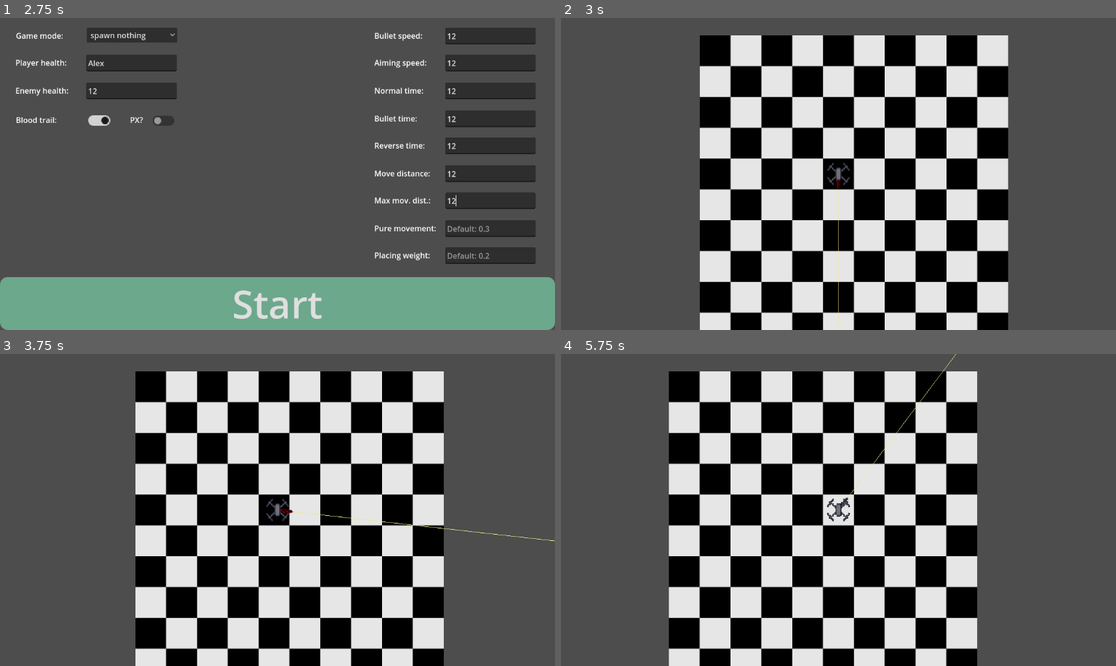
Above: before the commit, frames 1-4 (two rows, left to right).
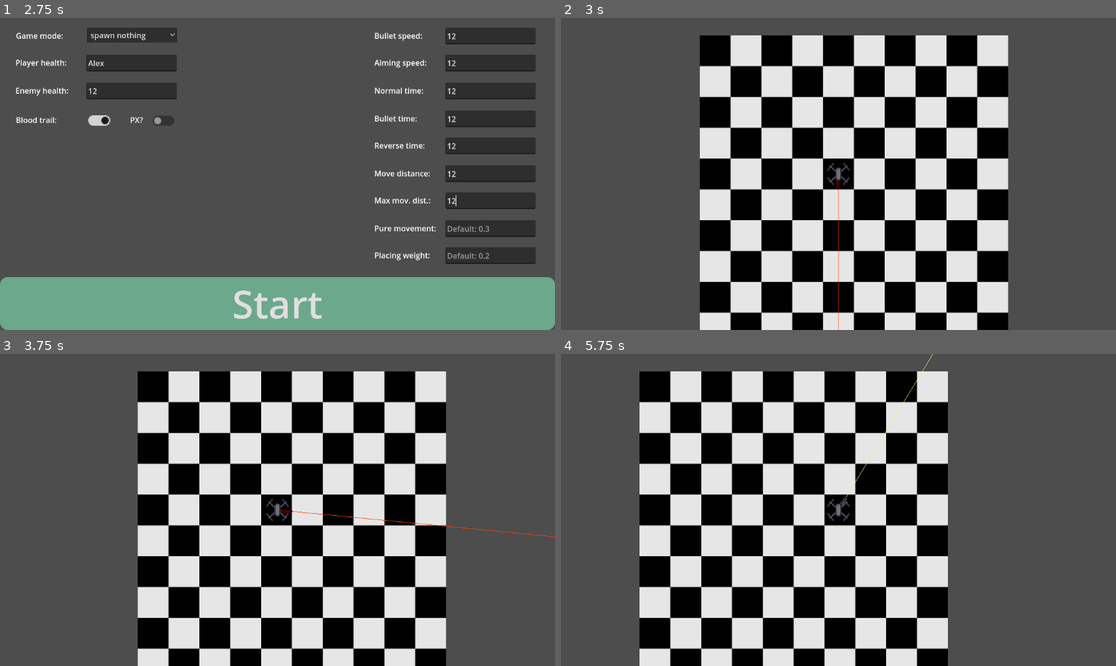
Above: after the commit, the same moments.

Repository: Meatplanter/Kelp_44
Game: Godot game, scene res://UI/main_menu.tscn
The game is run twice, just before and just after one commit, with the same random seed, the same clock (stepped at 60 frames per second) and the same inputs.
Inputs (mouse positions are in pixels of both pictures, inside the frame that each line leads up to):
- Up to frame 1 (2.75 s): click (488, 36) at 0.52 s; type "12" at 0.6 s; click (488, 89) at 0.75 s; type "12" at 0.83 s; click (488, 61) at 0.98 s; type "12" at 1.07 s; click (133, 89) at 1.27 s; type "12" at 1.35 s; click (133, 61) at 1.5 s; type "Alex" at 1.58 s; click (488, 117) at 1.73 s; type "12" at 1.82 s; click (488, 145) at 2.02 s; type "12" at 2.1 s; click (488, 174) at 2.25 s; type "12" at 2.33 s; click (488, 202) at 2.48 s; type "12" at 2.57 s
- Up to frame 2 (3 s): click "Start" at 2.75 s
- Up to frame 3 (3.75 s): tap Enter at 3.5 s; move the mouse to (399, 494) at 3.52 s; hold D (LS_move_right) from 3.53 s (still down); hold M (ChangeMode) from 3.53 s (still down)
- Up to frame 4 (5.75 s): move the mouse to (727, 525) at 4.27 s; release D (LS_move_right) at 4.28 s; release M (ChangeMode) at 4.28 s; hold X (LS_move_down) 4.28-5.03 s; click (727, 525) at 4.35 s; move the mouse to (894, 441) at 5.02 s; hold D (LS_move_right) from 5.03 s (still down); hold Right mouse button (RightMouse) from 5.03 s (still down)

Frame 1 is identical in both runs. In frame 2, less than 0.1% of the frame differs, in the area x 49-51%, y 55-100%; in frame 3, 5.7%; in frame 4, 56%, in the area x 14-75%, y 0-100%.

Commit message:
Movement styles for drones added

Diff:
--- a/Aiming styles/aiming_style_1.gd
+++ b/Aiming styles/aiming_style_1.gd
@@ -4,7 +4,6 @@
 #Shoot left gun with left mouse button, right with right mouse button
 
 var target = Vector2.ZERO
-@onready var camera = %Camera2D
 
 func gun_rotation(joint: Node2D, target: Vector2, duration: float):
 	var targetAngle = (target - joint.global_position).angle()
@@ -17,7 +16,11 @@
 	tween.tween_property(joint,"rotation",targetAngle,duration / TimeManager.gameSpeed).set_ease(Tween.EASE_OUT_IN)
 
 func target_chase_mouse():
-	target = get_global_mouse_position()
+	var center = get_parent().global_position
+	var mouse_pos = get_global_mouse_position()
+	var direction = (mouse_pos - center).normalized()
+	target = center + direction * 100
+
 	var tween: Tween
 	tween = create_tween()
 	tween.tween_property(%Target,"global_position",target,0.5 / TimeManager.gameSpeed)#.set_trans(Movement.styleTween)
--- a/Camera styles/camera_2d_new.gd
+++ b/Camera styles/camera_2d_new.gd
@@ -63,7 +63,7 @@
 
 
 func _input(event: InputEvent) -> void:
-	if event.is_action_pressed("Esc"):
+	if event.is_action_pressed("Esc") and $"Pause menu".hidden:
 		get_tree().paused = true
 		$"Pause menu".show()
 
--- /dev/null
+++ b/Camera styles/drone_camera_2d.gd
@@ -0,0 +1,7 @@
+extends Camera2D
+
+func _input(event: InputEvent) -> void:
+	if event.is_action_pressed("Esc") and get_tree().paused == false:
+		get_tree().paused = true
+		$"Pause menu".show()
+		Input.set_mouse_mode(Input.MOUSE_MODE_VISIBLE)
--- /dev/null
+++ b/Character/drone.gd
@@ -0,0 +1,4 @@
+extends CharacterBody2D
+
+func take_damage():
+	Global.playerHealth -= 1
--- a/Character/drone_a.tscn
+++ b/Character/drone_a.tscn
@@ -1,10 +1,14 @@
-[gd_scene load_steps=7 format=3 uid="uid://dvb1p1kus3w7b"]
+[gd_scene load_steps=11 format=3 uid="uid://dvb1p1kus3w7b"]
 
 [ext_resource type="Script" uid="uid://dkkt00v21hvi5" path="res://Character/drone_a.gd" id="1_05wd3"]
 [ext_resource type="Texture2D" uid="uid://pwn2ipqrj4v8" path="res://Assets/drone pixelart resized.png" id="1_n5byf"]
-[ext_resource type="PackedScene" uid="uid://bti6mdje6c26r" path="res://Movement styles/movement_style_2.tscn" id="2_05wd3"]
+[ext_resource type="Script" uid="uid://3t41yug703ns" path="res://Character/drone.gd" id="3_tutqq"]
 [ext_resource type="PackedScene" uid="uid://dx06ua82xghkg" path="res://Aiming styles/aiming_style_1.tscn" id="4_ijq7b"]
 [ext_resource type="PackedScene" uid="uid://b6o1fo0ewnjln" path="res://Weapons/gun_new.tscn" id="5_p56ci"]
+[ext_resource type="Script" uid="uid://wgn61lrr8awb" path="res://Camera styles/drone_camera_2d.gd" id="7_tu8ah"]
+[ext_resource type="PackedScene" uid="uid://c5nunyagwdk5f" path="res://UI/pause_menu.tscn" id="8_703if"]
+[ext_resource type="PackedScene" uid="uid://cv4l28iwn2tvb" path="res://Movement styles/movement_style_3.tscn" id="9_703if"]
+[ext_resource type="PackedScene" uid="uid://ct4uhithfj3kk" path="res://UI/level_up_screen.tscn" id="9_n3c5m"]
 
 [sub_resource type="CapsuleShape2D" id="CapsuleShape2D_05wd3"]
 radius = 4.0
@@ -15,9 +19,11 @@
 
 [node name="GunLeft" parent="." instance=ExtResource("5_p56ci")]
 unique_name_in_owner = true
+Bullet_speed = 250.0
 
-[node name="Drone" type="Area2D" parent="."]
+[node name="Drone" type="CharacterBody2D" parent="." groups=["Drone", "Player"]]
 unique_name_in_owner = true
+script = ExtResource("3_tutqq")
 
 [node name="DronePixelartResized" type="Sprite2D" parent="Drone"]
 texture_filter = 1
@@ -26,10 +32,24 @@
 [node name="Hurtbox" type="CollisionShape2D" parent="Drone"]
 shape = SubResource("CapsuleShape2D_05wd3")
 
-[node name="MovementStyle2" parent="." instance=ExtResource("2_05wd3")]
+[node name="DroneCamera2D" type="Camera2D" parent="."]
+unique_name_in_owner = true
+zoom = Vector2(2, 2)
+script = ExtResource("7_tu8ah")
+
+[node name="Pause menu" parent="DroneCamera2D" instance=ExtResource("8_703if")]
+visible = false
+z_index = 1
+
+[node name="LevelUpScreen" parent="DroneCamera2D" instance=ExtResource("9_n3c5m")]
+process_mode = 2
+visible = false
+z_index = 1
+offset_left = -288.0
+offset_top = -161.0
+offset_right = -288.0
+offset_bottom = -161.0
 
 [node name="AimingStyle1" parent="." instance=ExtResource("4_ijq7b")]
 
-[node name="Camera2D" type="Camera2D" parent="."]
-unique_name_in_owner = true
-zoom = Vector2(2, 2)
+[node name="MovementStyle3" parent="." instance=ExtResource("9_703if")]
--- a/Character/head_new.gd
+++ b/Character/head_new.gd
@@ -8,23 +8,31 @@
 var enemy_direction = Vector2()
 var angle = 0
 const DETECT_RADIUS = 2000
-const FOV = 220
+var FOV = 220
 
 func _ready():
-	if get_parent().get_parent().is_in_group("Drone"):hide()
+	if get_parent().get_parent().is_in_group("Drone"):
+		hide()
+		FOV = 90
 	SignalBus.connect("cameraRotated", Callable(self, "_on_camera_2d_new_camera_rotated"))
 
 func _process(delta):
 	EnemyManager.enemy_scope()
 	EnemyManager.get_visible_enemies()
 
+	if get_parent().get_parent().is_in_group("Drone"):
+		FOV = 90
+		self.look_at(%Target.position.rotated(PI/2))
+		self.global_position = get_parent().global_position
+
+
 	#trying to implement field of vision
-	var pos = Movement.midpoint
-	direction = (Movement.focus - Movement.midpoint).normalized()
+	var pos = self.global_position
+	direction = %Target.position - self.global_position.normalized()
 	angle = 90 - rad_to_deg(direction.angle())
 
 	for enemy in EnemyManager.get_enemies():
-		enemy_direction = (enemy.global_position - Movement.midpoint).normalized()
+		enemy_direction = (enemy.global_position - self.global_position).normalized()
 		if pos.distance_to(enemy.global_position) < DETECT_RADIUS:
 			var angle_to_node = rad_to_deg(direction.angle_to(enemy_direction))
 			if abs(angle_to_node) < FOV/2: #if enemy is visible
--- a/Main/game.gd
+++ b/Main/game.gd
@@ -25,7 +25,7 @@
 
 
 func _ready():
-	Input.set_mouse_mode(Input.MOUSE_MODE_HIDDEN)
+	Input.set_mouse_mode(Input.MOUSE_MODE_CONFINED_HIDDEN)
 
 func _process(delta: float) -> void:
 	queue_redraw()
@@ -58,6 +58,7 @@
 		Global.gameMode = 0
 		print("Mode is now: Spawn bullets")
 
+
 func _on_bullet_spawn_time_timeout() -> void:
 	if Global.gameMode == 0:
 		spawn_bullet()
--- a/Movement styles/movement_style_1.gd
+++ b/Movement styles/movement_style_1.gd
@@ -1,4 +1,6 @@
 extends Node2D
+
+#MovementStyle1: Move two shoes separately
 
 var moveCooldown = false
 var hasMoved = false
--- a/Movement styles/movement_style_2.gd
+++ b/Movement styles/movement_style_2.gd
@@ -1,4 +1,6 @@
 extends Node2D
+
+#MovementStyle2: Get a velocity increase each time you press a button
 
 var parent
 var speed = 20.0
--- /dev/null
+++ b/Movement styles/movement_style_3.gd
@@ -0,0 +1,18 @@
+extends Node2D
+
+#MovementStyle2: Get a velocity increase while you hold a button
+
+var parent
+var speed = 1
+var absVelocity = Vector2.ZERO
+
+func _ready():
+	parent = get_parent()
+
+func _physics_process(delta):
+	var direction = Input.get_vector("LS_move_left","LS_move_right","LS_move_up","AimLeftGun [S]")
+	if direction == Vector2.ZERO: TimeManager.gameSpeed = TimeManager.bulletTime
+	else: TimeManager.gameSpeed = TimeManager.normalTime
+	absVelocity += direction * speed
+	parent.velocity = absVelocity * TimeManager.gameSpeed
+	absVelocity *= 0.999
--- /dev/null
+++ b/Movement styles/movement_style_3.tscn
@@ -0,0 +1,6 @@
+[gd_scene load_steps=2 format=3 uid="uid://cv4l28iwn2tvb"]
+
+[ext_resource type="Script" uid="uid://b880h4xjbsyq5" path="res://Movement styles/movement_style_3.gd" id="1_65l5u"]
+
+[node name="MovementStyle3" type="Node2D"]
+script = ExtResource("1_65l5u")
--- a/UI/pause_menu.gd
+++ b/UI/pause_menu.gd
@@ -2,8 +2,10 @@
 
 
 func _on_resume_pressed():
-	get_tree().paused = false
-	hide()
+	if get_tree().paused == true:
+		Input.set_mouse_mode(Input.MOUSE_MODE_CONFINED_HIDDEN)
+		get_tree().paused = false
+		hide()
 
 func _on_exit_pressed():
 	get_tree().quit()
--- a/Weapons/gun_base.gd
+++ b/Weapons/gun_base.gd
@@ -23,6 +23,11 @@
 		var aimTo =  %LaserSights.target_position
 		var color = Color.KHAKI
 
+		if cooldown > 0:
+			color = Color.ORANGE_RED
+		elif cooldown <= 0:
+			color = Color.KHAKI
+
 		if ray.is_colliding():
 			var collider = ray.get_collider()
 			if collider and collider.is_in_group("Enemy") and cooldown <= 0:
Not shown, added: Camera styles/drone_camera_2d.gd.uid
Not shown, added: Character/drone.gd.uid
Not shown, added: Movement styles/movement_style_3.gd.uid
